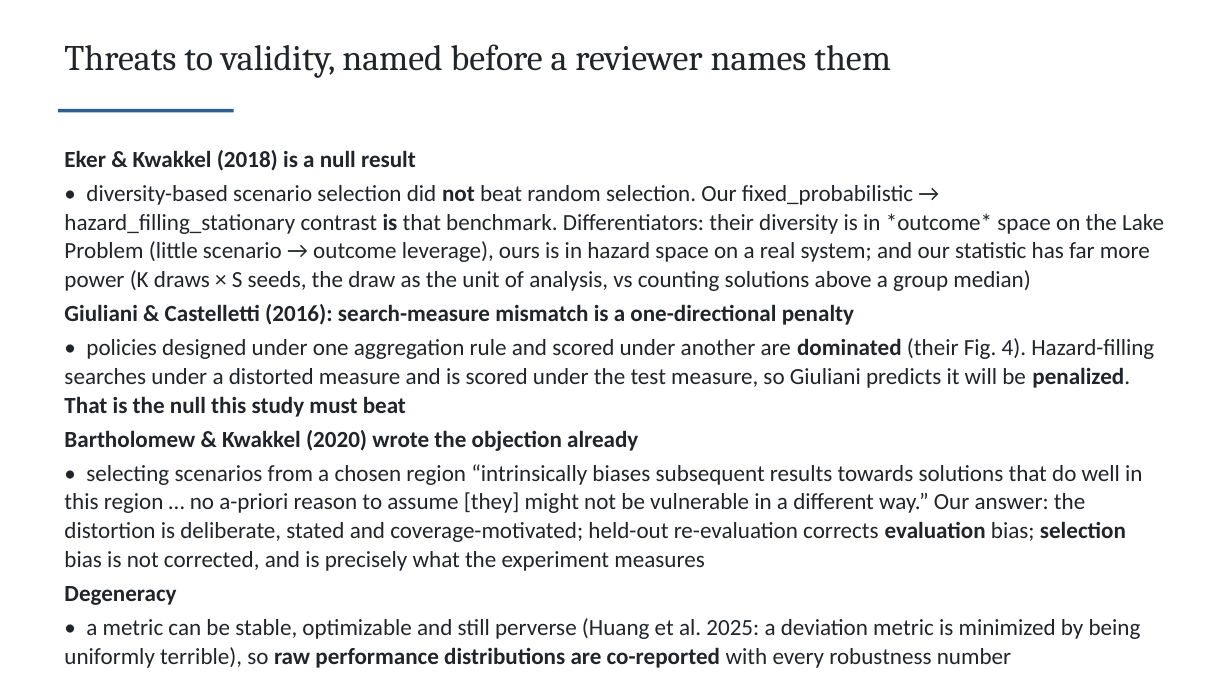
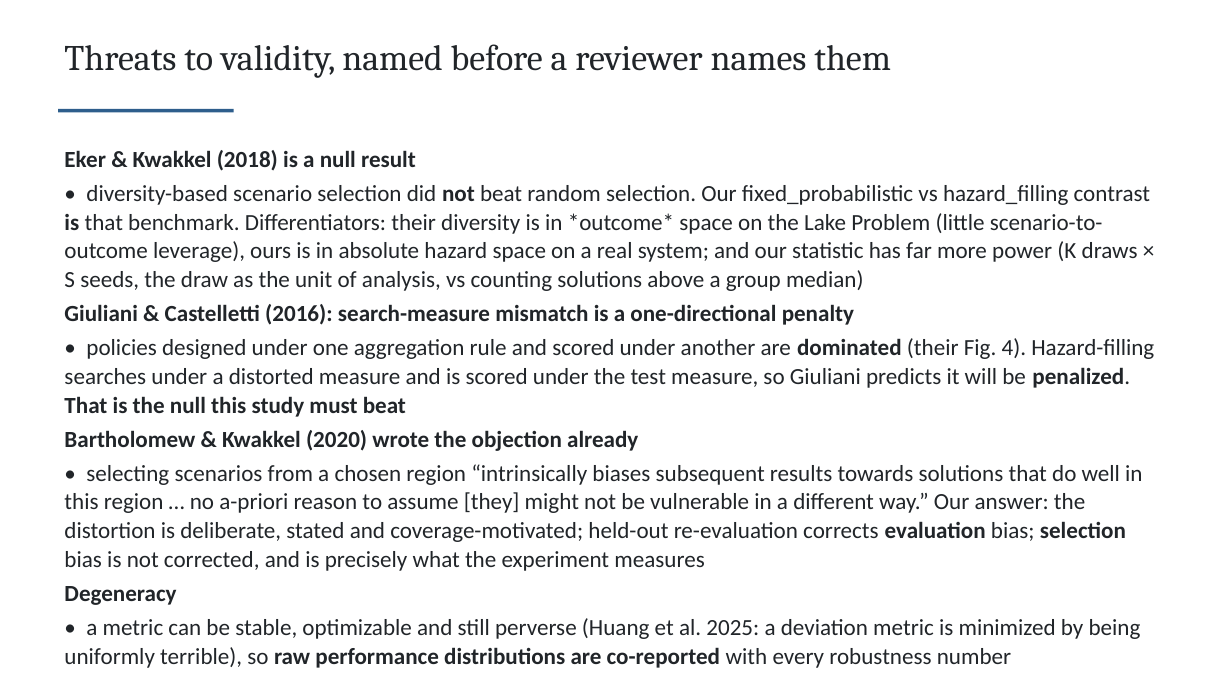
Before and after one commit to TrevorJA/NYCOptimization, a slide deck: slide 26 of docs/NYCOptimization_project_proposal_and_motivation_CLAUDE.pptx. Drawn at 1232x693 pixels with LibreOffice and Linux fonts; fonts in the diff are those of the drawing. Boxes give left, top, right and bottom in pixels: in the first picture for what was removed or moved away, otherwise in the second. Text is boxed around its words. In the diff, an @@ line names an element or a change of style, - is before the commit and + after.

```diff
--- a/docs/NYCOptimization_project_proposal_and_motivation_CLAUDE.pptx
+++ b/docs/NYCOptimization_project_proposal_and_motivation_CLAUDE.pptx
@@ text at [64,185,1151,291]: text changed @@
-• diversity-based scenario selection did not beat random selection. Our fixed_probabilistic → hazard_filling_stationary contrast is that benchmark. Differentiators: their diversity is in *outcome* space on the Lake Problem (little scenario → outcome leverage), ours is in hazard space on a real system; and our statistic has far more power (K draws × S seeds, the draw as the unit of analysis, vs counting solutions above a group median)
+• diversity-based scenario selection did not beat random selection. Our fixed_probabilistic vs hazard_filling contrast is that benchmark. Differentiators: their diversity is in *outcome* space on the Lake Problem (little scenario-to-outcome leverage), ours is in absolute hazard space on a real system; and our statistic has far more power (K draws × S seeds, the draw as the unit of analysis, vs counting solutions above a group median)
```
Also in this commit, not shown: 21 other slides changed, 1 slide added, 1 slide removed, 11 other files.
